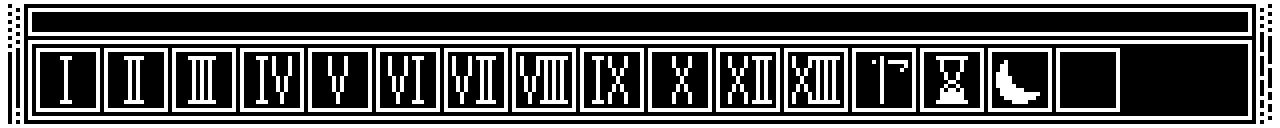
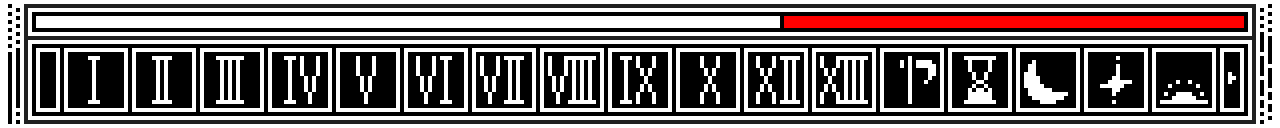
Layered file, before and after one edit (1280 × 128). Changes by layer:
removed layer "Layer" over left=328, top=48, right=1120, bottom=112
painted on "ground.png" over left=24, top=4, right=1256, bottom=124
